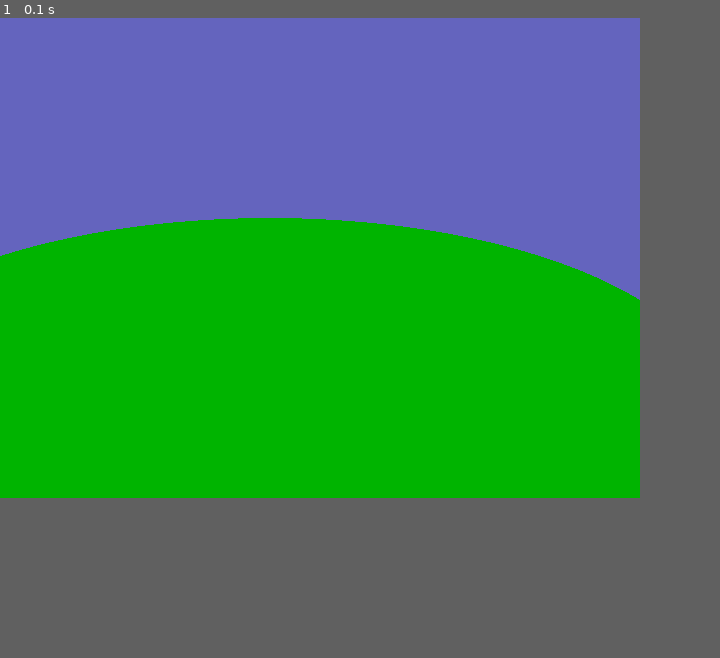
Above: before the commit, frame 1.
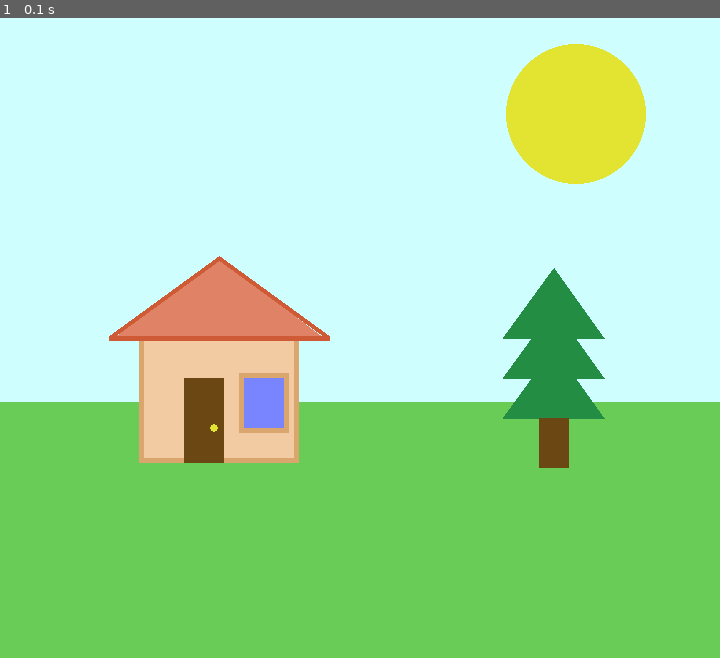
Above: after the commit, the same moment.

Repository: 100ballovby/6V_lessons_2122
Game: pygame game, started from 16_lesson_2001/01_house.py
Two runs of this game, one before a commit and one after it. Both use one fixed random seed, a clock stepped at 60 frames per second and the inputs below.
Inputs:
- Up to frame 1 (0.1 s): no input
In our replay, the window is 640x480 before the commit and 720x640 after it. These sizes can differ from the game's own. Grey fills any space a smaller window leaves; there, only what the larger window draws over its background counts as a difference.

The runs differ from the first frame. In frame 1, 73% of the frame differs, in the area x 0-100%, y 0-75%.

Commit message:
Adding pygame lesson 2 🖌

Diff:
--- a/16_lesson_2001/01_house.py
+++ b/16_lesson_2001/01_house.py
@@ -1,18 +1,86 @@
 import pygame as pg
-from pygame.draw import circle, rect, polygon, ellipse
+from pygame.draw import circle, polygon, rect
 
-screen = pg.display.set_mode((640, 480))
-clock = pg.time.Clock()
-end = False
+FPS = 30  # переменная отвечает за количество кадров в секунду
+WIN_WIDTH = 720  # ширина окна
+WIN_HEIGHT = 640  # высота окна
 
-rect(screen, (100, 100, 190), [0, 0, 640, 288])
-ellipse(screen, (0, 180, 0),  [-180, 200, 900, 380])
+# описываю цвета
+SKY_BLUE = (206, 255, 254)
+BLUE = (121, 132, 255)
+BRICK = (243, 203, 162)
+DARK_BRICK = (219, 165, 110)
+GRASS = (105, 204, 86)
+RED = (224, 130, 101)
+DARK_RED = (206, 90, 54)
+BROWN = (107, 72, 19)
+YELLOW = (227, 227, 50)
+TREE = (35, 141, 67)
+DARK_GREEN = (23, 94, 44)
 
-pg.display.update()
-while not end:
-    clock.tick(30)
-    for event in pg.event.get():
-        if event.type == pg.QUIT:
-            end = True
+# настроим окошко программы
+screen = pg.display.set_mode((WIN_WIDTH, WIN_HEIGHT))  # 640px в ширину и 480px в высоту
+clock = pg.time.Clock()  # отвечает за сменяемость кадров
+pg.display.set_caption('Моя первая игра на PyGame')  # название окошка
+finished = False  # флаг, отвечающий за работу игры
 
-    pg.display.update()
+
+# нарисую небо
+rect(screen, SKY_BLUE, [0, 0, WIN_WIDTH, WIN_HEIGHT])
+# нарисую землю
+rect(screen, GRASS, [0, WIN_HEIGHT * 0.6, WIN_WIDTH, WIN_HEIGHT * 0.4])
+# нарисую коробку дома
+house_x = WIN_WIDTH * 0.2
+house_y = WIN_HEIGHT * 0.5
+rect(screen, BRICK, [house_x, house_y, 150, 120])
+rect(screen, DARK_BRICK, [house_x - 5, house_y - 5, 160, 130], 5)
+
+# нарисую крышу
+polygon(screen, RED, [
+    [house_x - 30, house_y],
+    [house_x + 180, house_y],
+    [house_x + 75, house_y - 80]
+                      ])
+polygon(screen, DARK_RED, [
+    [house_x - 35, house_y],
+    [house_x + 185, house_y],
+    [house_x + 75, house_y - 80]
+                      ], 5)
+
+# нарисую дверь
+rect(screen, BROWN, [house_x + 40, house_y + 40, 40, 85])
+# ручка двери
+circle(screen, YELLOW, [house_x + 70, house_y + 90], 4)
+
+# окно
+rect(screen, BLUE, [house_x + 100, house_y + 40, 40, 50])
+rect(screen, DARK_BRICK, [house_x + 95, house_y + 35, 50, 60], 5)
+
+# солнце
+circle(screen, YELLOW, [WIN_WIDTH * 0.8, WIN_HEIGHT * 0.15], 70)
+
+# ёлка
+tree_x = WIN_WIDTH * 0.7
+tree_y = WIN_HEIGHT * 0.5
+for triangle in range(3):
+    polygon(screen, TREE, [
+        [tree_x, tree_y],
+        [tree_x + 100, tree_y],
+        [tree_x + 50, tree_y - 70]
+    ])
+    tree_y += 40
+# ствол ёлки
+rect(screen, BROWN, [tree_x + 35, tree_y - 40, 30, 50])
+
+# если до начала цикла надо что-то отобразить
+pg.display.update()  # обновляем экран
+
+while not finished:  # пока игра не окончена
+
+    clock.tick(FPS)  # задержка
+
+    for event in pg.event.get():  # для каждого события в очереди событий
+        if event.type == pg.QUIT:  # если нажали на крестик
+            finished = True
+
+    pg.display.update()  # обновляем экран внутри цикла программы
